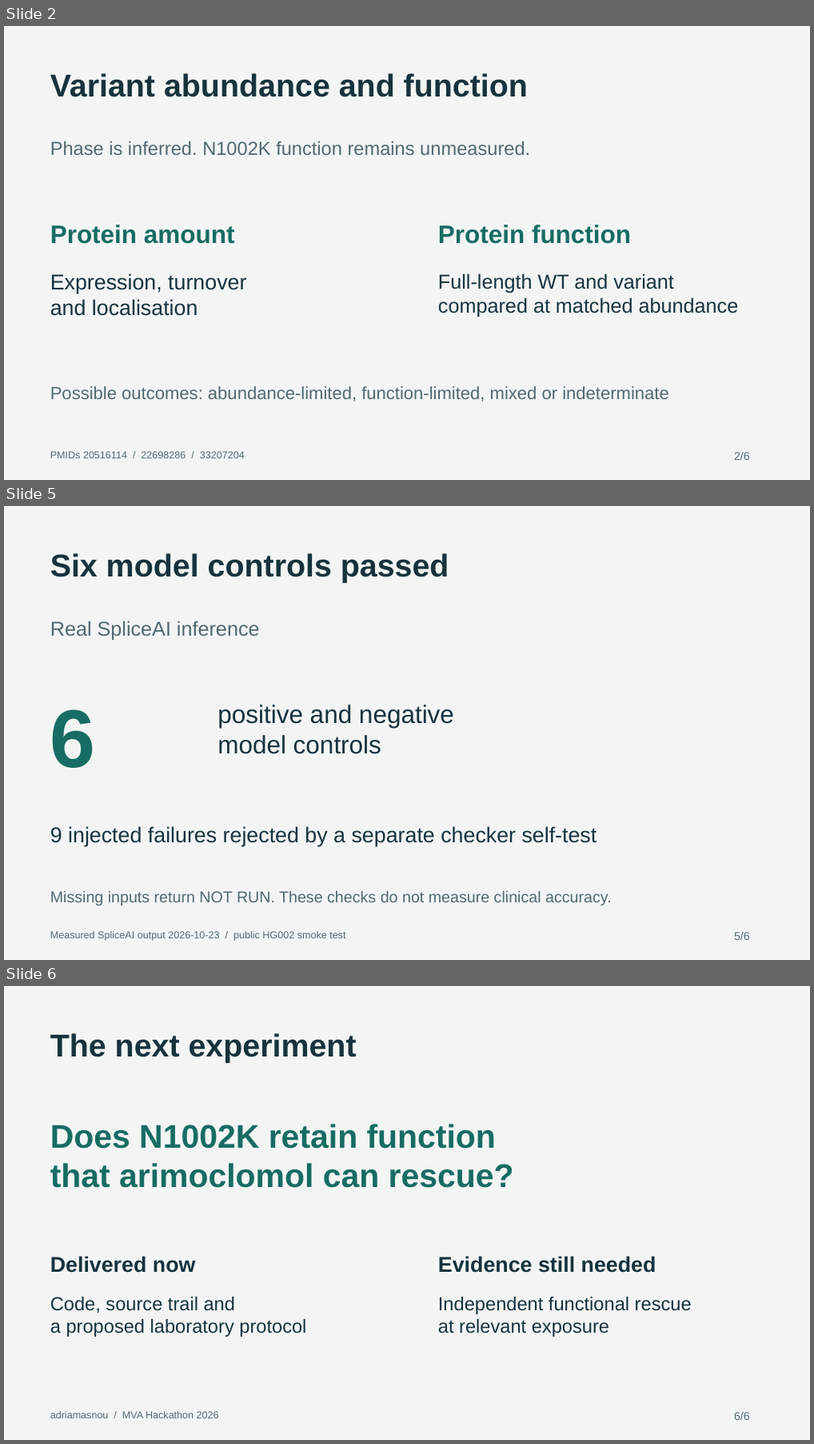
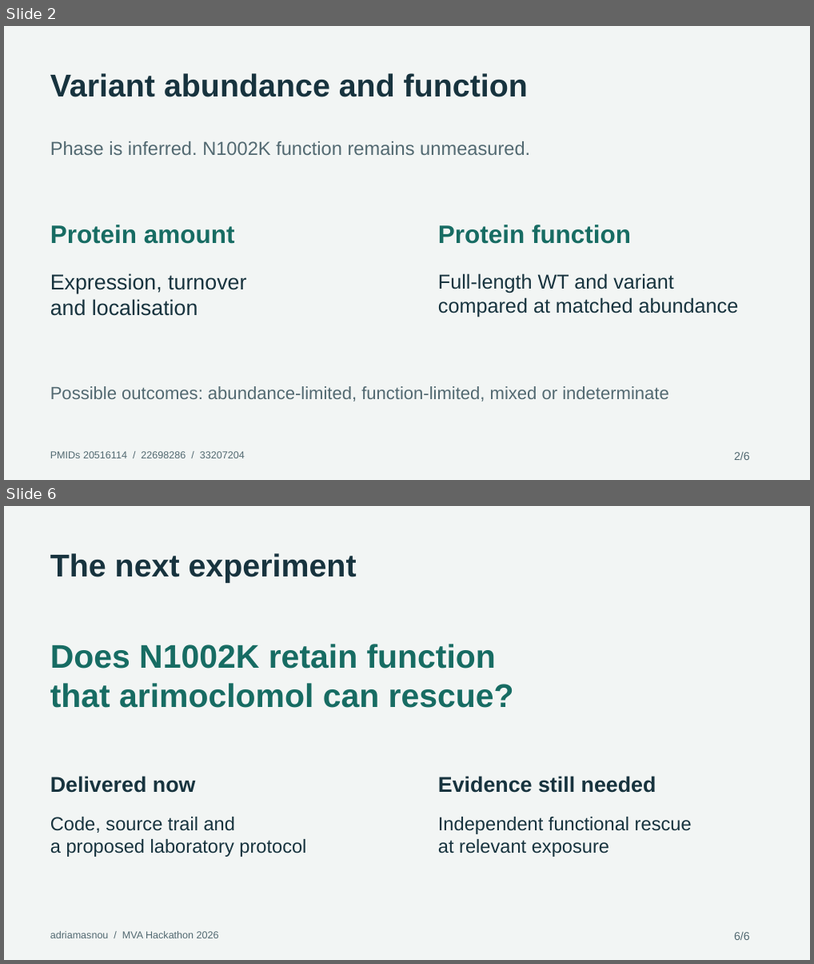
Before and after one commit to adriamasnou/mva-hackathon-2026-track1, a slide deck: submissions/pitch/pitch-editable.pptx. Shown one above the other, each under a label of ours: slides 2, 5 and 6 before the commit, slides 2 and 6 after it; the slides between them are not shown. The pictures are 814x1444 and 814x964 pixels, drawn with LibreOffice and Linux fonts; fonts in the diff are those of the drawing. Boxes give left, top, right and bottom in pixels: in the first picture for what was removed or moved away, otherwise in the second. Text is boxed around its words. In the diff, an @@ line names an element or a change of style, - is before the commit and + after.

```diff
--- a/submissions/pitch/pitch-editable.pptx
+++ b/submissions/pitch/pitch-editable.pptx
@@ slide 5 removed at [4,506,810,960], background #F2F5F4 @@
@@ text removed at [50,553,450,583] @@
-Six model controls passed
@@ text removed at [50,620,260,640] @@
-Real SpliceAI inference
@@ text removed at [50,709,96,768] @@
-6
@@ text removed at [218,704,454,754] @@
-positive and negative
-model controls
@@ text removed at [50,826,598,846] @@
-9 injected failures rejected by a separate checker self-test
@@ text removed at [50,891,612,905] @@
-Missing inputs return NOT RUN. These checks do not measure clinical accuracy.
@@ text removed at [50,931,346,940] @@
-Measured SpliceAI output 2026-10-23 / public HG002 smoke test
@@ text removed at [734,932,750,940] @@
-5/6
```
Also in this commit, not shown: 3 slides added, 2 other slides removed, 9 other files.
